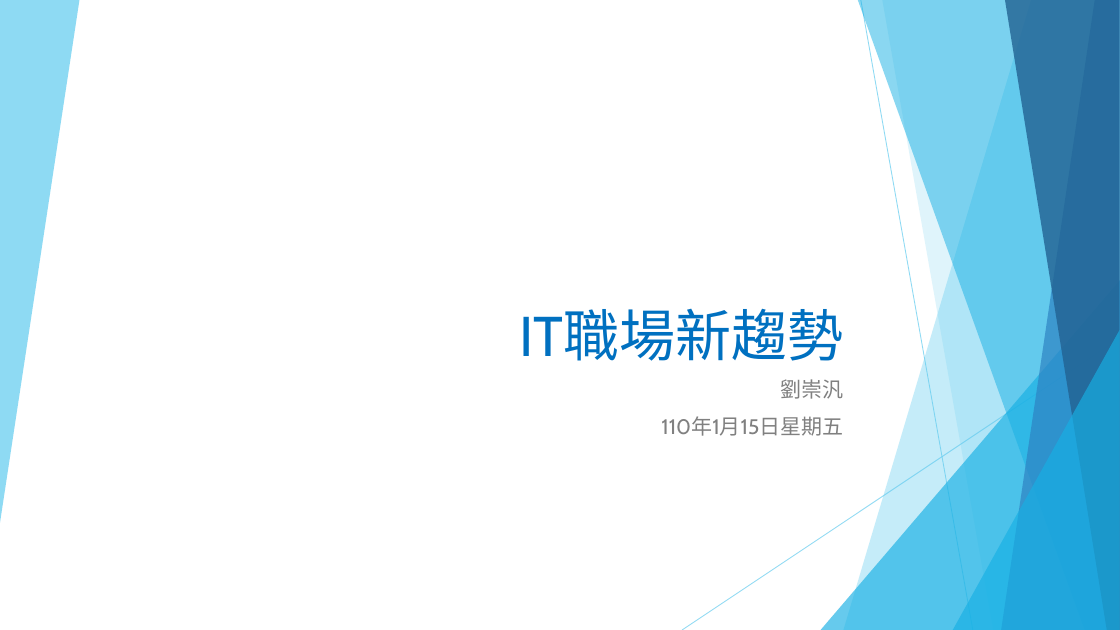
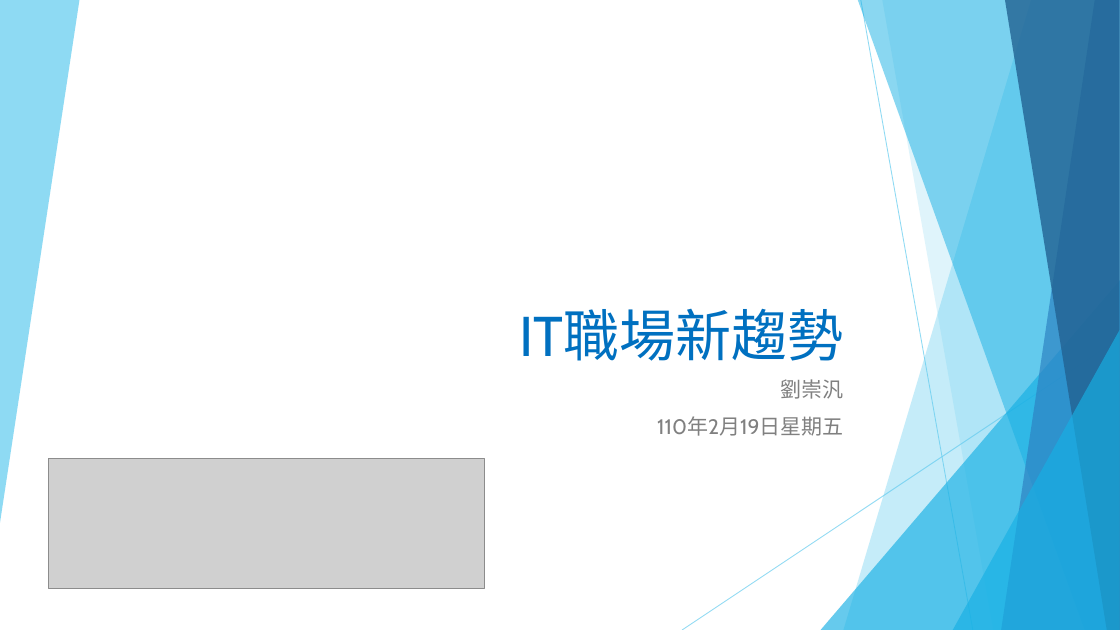
Before and after one commit to liulawsi/My_PPTs, a slide deck: slide 1 of LCC/Python/00a_IT職場新趨勢.pptx. Drawn at 1120x630 pixels with LibreOffice and Linux fonts; fonts in the diff are those of the drawing; grey boxes stand for pictures. Boxes give left, top, right and bottom in pixels: in the first picture for what was removed or moved away, otherwise in the second. Text is boxed around its words. In the diff, an @@ line names an element or a change of style, - is before the commit and + after.

```diff
--- a/LCC/Python/00a_IT職場新趨勢.pptx
+++ b/LCC/Python/00a_IT職場新趨勢.pptx
@@ subtitle at [657,416,843,436]: text changed @@
-110年1月15日星期五
+110年2月19日星期五
@@ picture added at [49,459,485,588] @@
```
Also in this commit, not shown: 6 other files.
